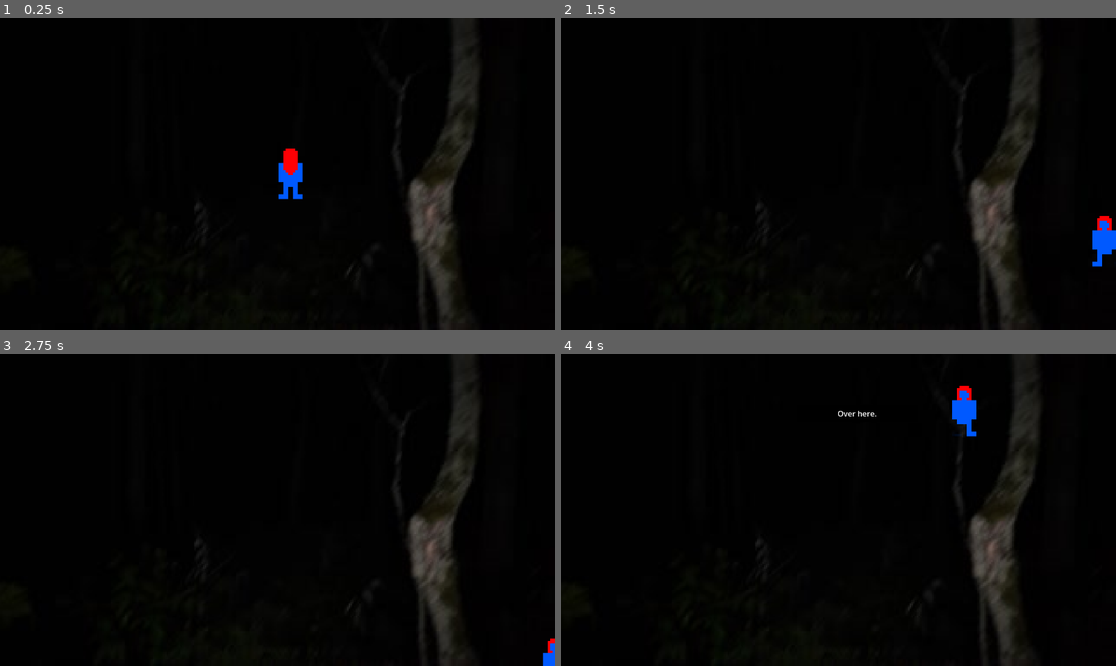
Above: before the commit, frames 1-4 (two rows, left to right).
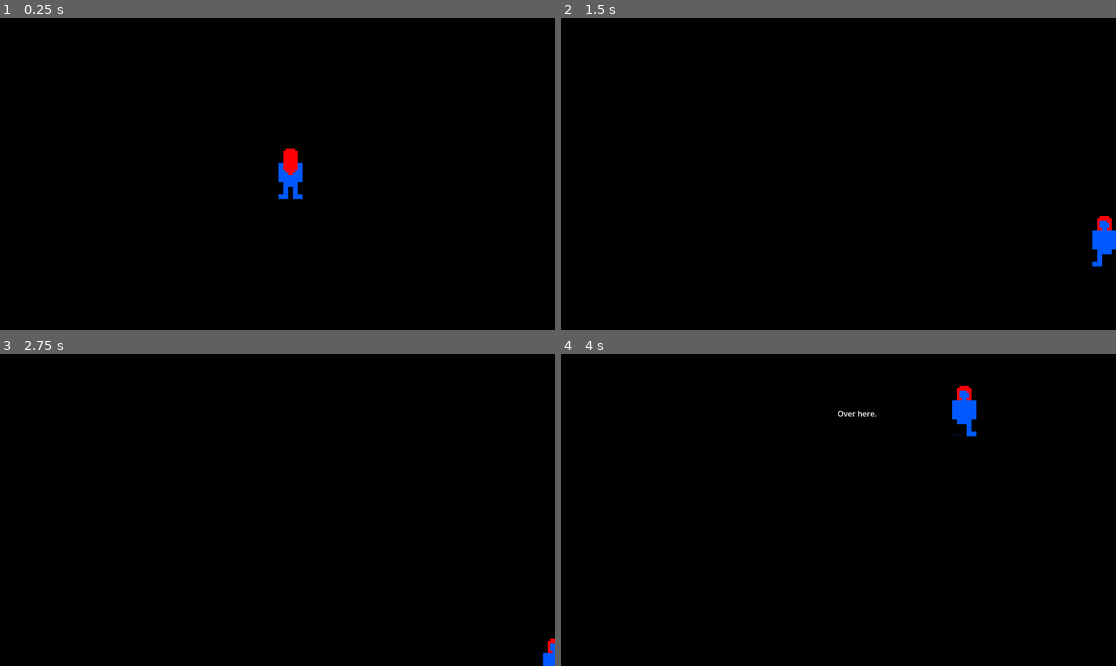
Above: after the commit, the same moments.

Repository: kbg2201/BUD-Team
Game: Godot game, scene res://main.tscn
Two runs of this game, one before a commit and one after it. Both use one fixed random seed, a clock stepped at 60 frames per second and the inputs below.
Inputs:
- Up to frame 1 (0.25 s): no input
- Up to frame 2 (1.5 s): tap Enter at 0.5 s; hold D (move_right) 0.53-1.28 s; hold S (move_down) from 1.28 s (still down)
- Up to frame 3 (2.75 s): tap Space at 2 s; release S (move_down) at 2.03 s; hold D (move_right) from 2.03 s (still down)
- Up to frame 4 (4 s): tap Enter at 2.75 s; release D (move_right) at 2.78 s; hold W (move_up) 2.78-3.53 s; hold A (move_left) from 3.53 s (still down)

The runs differ from the first frame. In frame 1, 4.7% of the frame differs, in the area x 35-87%, y 0-100%; in frame 2, 4.7%; in frame 3, 4.7%; in frame 4, 4.7%.

Commit message:
v0.1 latest

Diff:
--- a/bloody-unicorn/main.tscn
+++ b/bloody-unicorn/main.tscn
@@ -3,7 +3,7 @@
 [ext_resource type="Script" path="res://main.gd" id="1_jqwt7"]
 [ext_resource type="PackedScene" uid="uid://boorxy8t6uaci" path="res://player.tscn" id="2_31q2a"]
 [ext_resource type="PackedScene" uid="uid://dlpavsu6heed3" path="res://lucy.tscn" id="3_rwd7k"]
-[ext_resource type="Texture2D" uid="uid://71678svvi4qt" path="res://assets/img/lucybg1.jpg" id="4_8sgtj"]
+[ext_resource type="Texture2D" uid="uid://dr00rxwtmay7l" path="res://assets/img/bgblack.jpg" id="4_edq15"]
 
 [node name="Main" type="Node"]
 script = ExtResource("1_jqwt7")
@@ -16,6 +16,6 @@
 z_index = -2
 offset_right = 364.0
 offset_bottom = 40.0
-texture = ExtResource("4_8sgtj")
+texture = ExtResource("4_edq15")
 expand_mode = 2
 stretch_mode = 6
Binary file added: bloody-unicorn/assets/img/bgblack.jpg
Not shown, added: bloody-unicorn/assets/img/bgblack.jpg.import
Not shown, added: demo/buddemo.gif
Not shown, changed: demo/index.html
Not shown, changed: demo/index.pck
